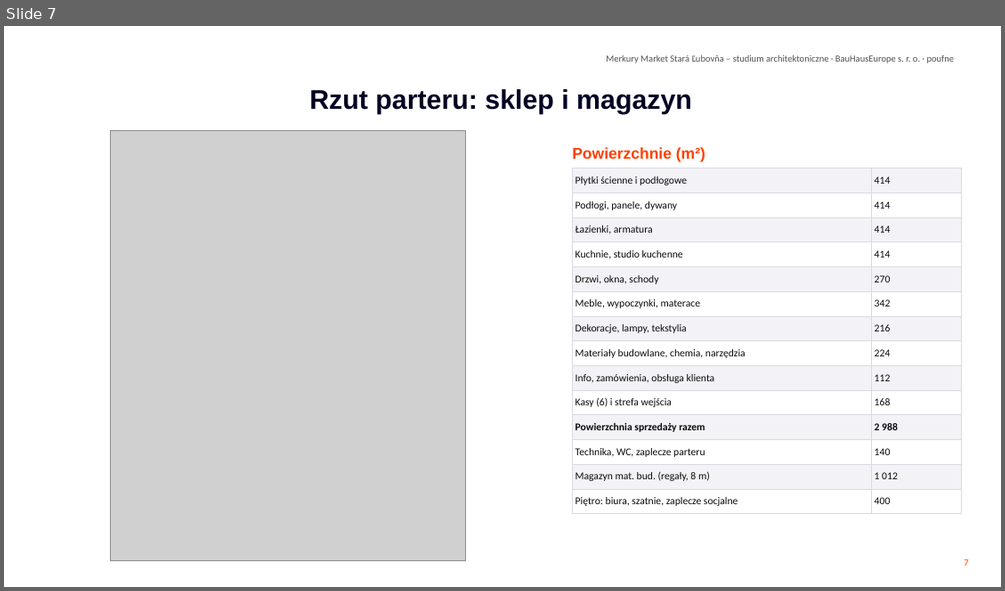
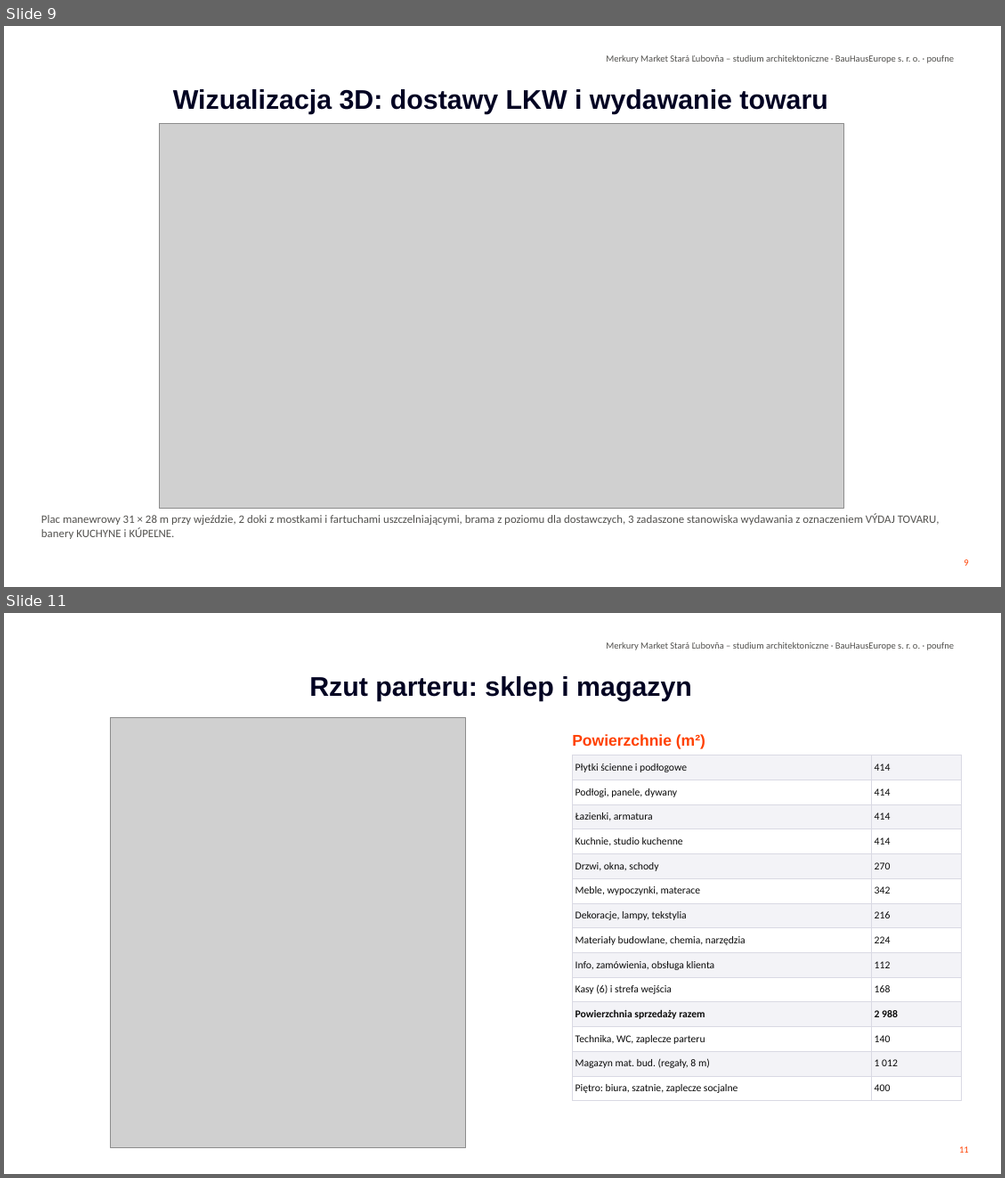
Before and after one commit to Lubo585/Lubo585, a slide deck: business-plan/studia-merkury-market/Studia_sklepu_Merkury_Market_Stara_Lubovna_PL.pptx. Shown one above the other, each under a label of ours: slide 7 before the commit, slides 9 and 11 after it; the slides between them are not shown. The pictures are 1005x591 and 1005x1178 pixels, drawn with LibreOffice and Linux fonts; fonts in the diff are those of the drawing; grey boxes stand for pictures; background and template pictures are left out. Boxes give left, top, right and bottom in pixels: in the first picture for what was removed or moved away, otherwise in the second. Text is boxed around its words. In the diff, an @@ line names an element or a change of style, - is before the commit and + after.

```diff
--- a/business-plan/studia-merkury-market/Studia_sklepu_Merkury_Market_Stara_Lubovna_PL.pptx
+++ b/business-plan/studia-merkury-market/Studia_sklepu_Merkury_Market_Stara_Lubovna_PL.pptx
@@ slide 9 added at bbox=[4, 26, 1001, 587], background #FFFFFF; not listed: 1 template element that a slide beside it also shows @@
@@ title added at bbox=[173, 89, 827, 114], 26 pt, text #010222, bold @@
+Wizualizacja 3D: dostawy LKW i wydawanie towaru
@@ picture added at bbox=[159, 123, 844, 508] @@
@@ text added at bbox=[41, 514, 939, 539], 11 pt, text #52514E @@
+Plac manewrowy 31 × 28 m przy wjeździe, 2 doki z mostkami i fartuchami uszczelniającymi, brama z poziomu dla dostawczych, 3 zadaszone stanowiska wydawania z oznaczeniem VÝDAJ TOVARU, banery KUCHYNE i KÚPEĽNE.
@@ page number added at bbox=[963, 559, 968, 565], 9 pt, text #FF4000 @@
+9
@@ what was slide 7 is now slide 11 @@
@@ page number at bbox=[959, 1146, 969, 1152]: text changed @@
-7
+11
```
Also in this commit, not shown: 2 slides changed, 6 other slides added, 1 slide removed, 11 other files.
